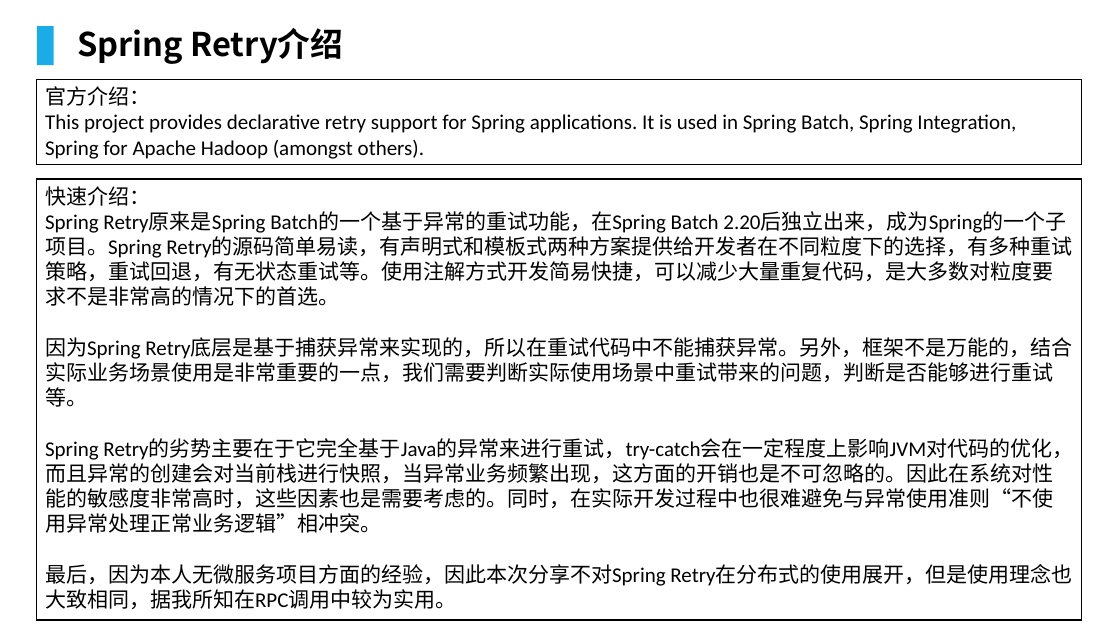
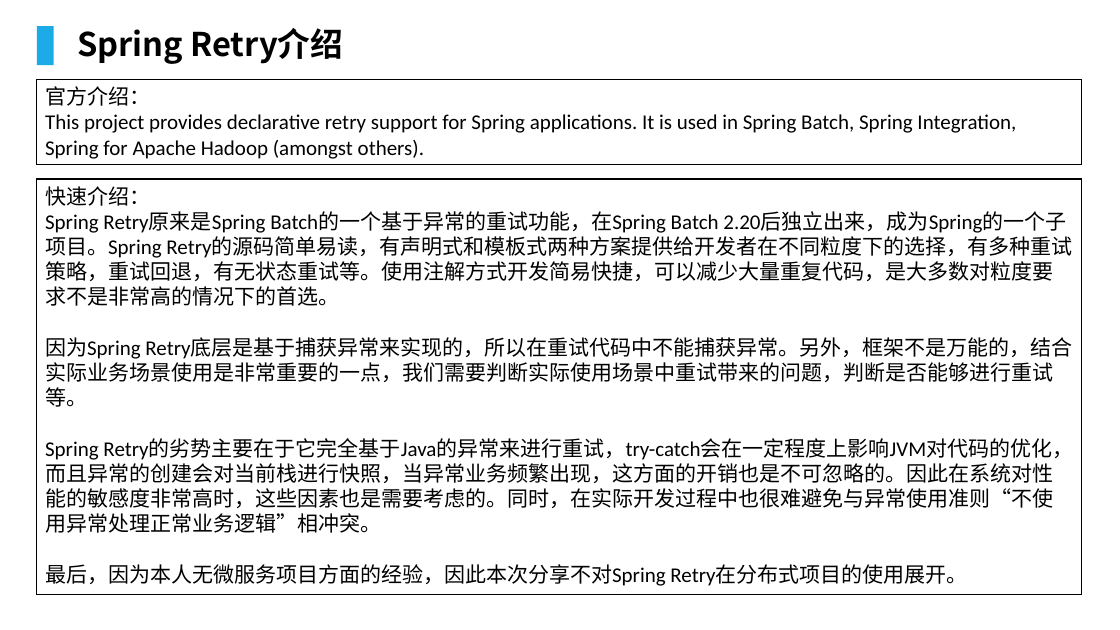
Before and after one commit to lcc929/notes, a slide deck: slide 3 of Spring-Retry.pptx. Drawn at 1120x630 pixels with LibreOffice and Linux fonts; fonts in the diff are those of the drawing; background and template pictures are left out. Boxes give left, top, right and bottom in pixels: in the first picture for what was removed or moved away, otherwise in the second. Text is boxed around its words. In the diff, an @@ line names an element or a change of style, - is before the commit and + after.

```diff
--- a/Spring-Retry.pptx
+++ b/Spring-Retry.pptx
@@ rectangle "快速介绍：": place and size @@
-rectangle "快速介绍：" at bbox=[37, 179, 1082, 620]
+rectangle "快速介绍：" at bbox=[37, 179, 1082, 595]
@@ text in rectangle at bbox=[45, 564, 967, 586]: text changed @@
-最后，因为本人无微服务项目方面的经验，因此本次分享不对Spring Retry在分布式的使用展开，但是使用理念也大致相同，据我所知在RPC调用中较为实用。
+最后，因为本人无微服务项目方面的经验，因此本次分享不对Spring Retry在分布式项目的使用展开。
```
Also in this commit, not shown: 2 other slides changed.
